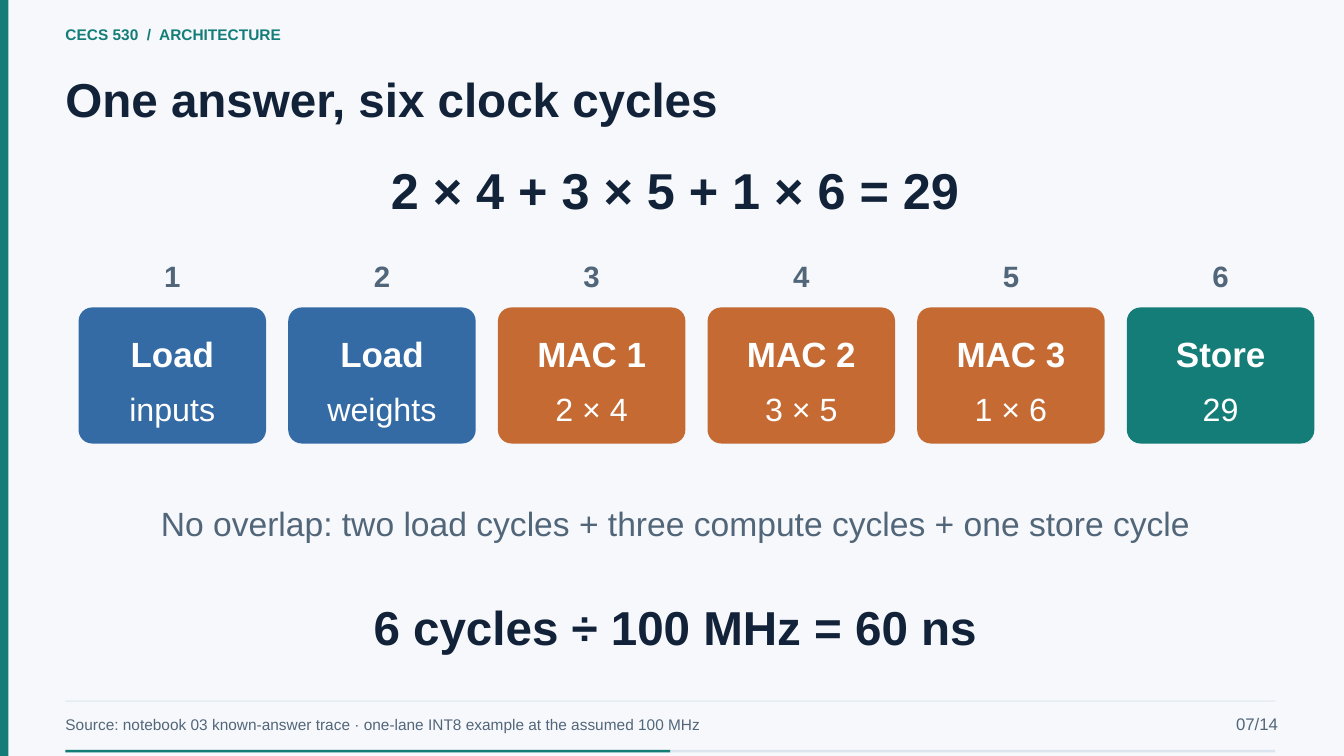
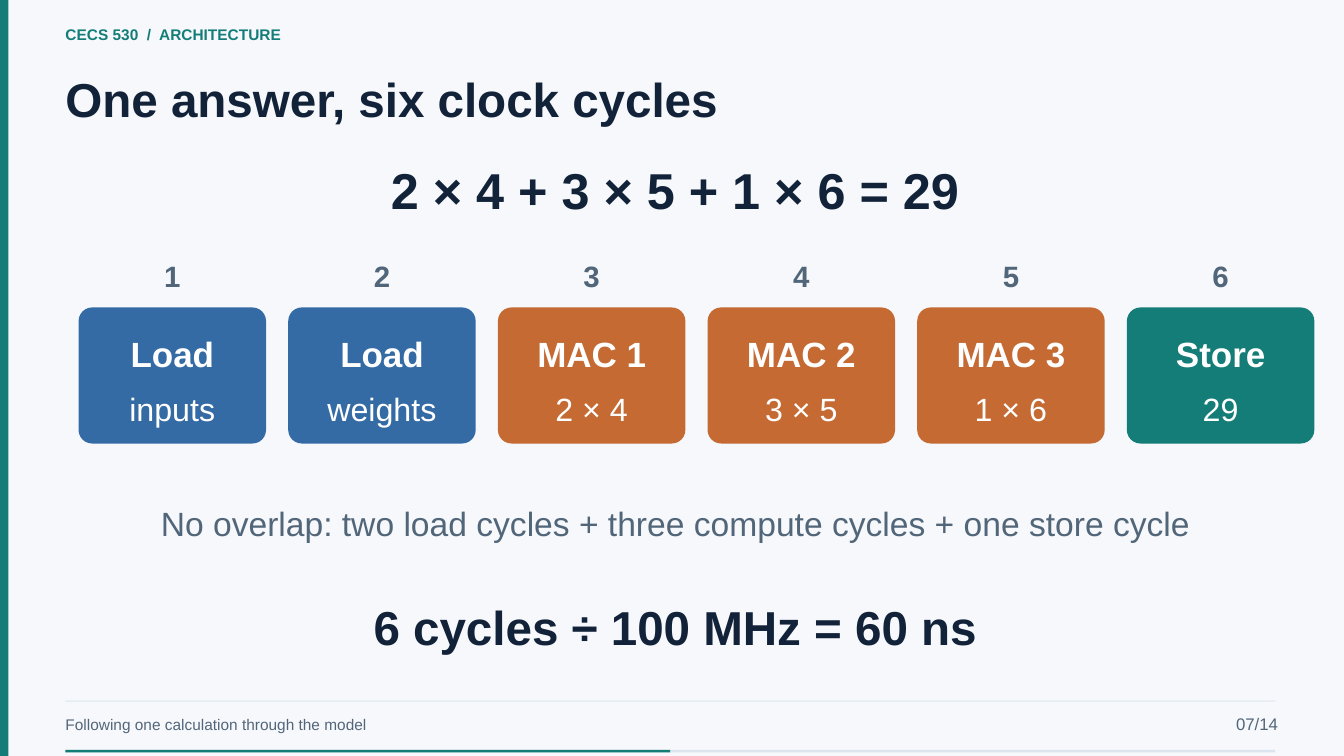
Before and after one commit to EnragedWaters/CECS-530-Quantized-Neural-Network-Accelerator, a slide deck: slide 7 of presentation/project-presentation.pptx. Drawn at 1344x756 pixels with LibreOffice and Linux fonts; fonts in the diff are those of the drawing. Boxes give left, top, right and bottom in pixels: in the first picture for what was removed or moved away, otherwise in the second. Text is boxed around its words. In the diff, an @@ line names an element or a change of style, - is before the commit and + after.

```diff
--- a/presentation/project-presentation.pptx
+++ b/presentation/project-presentation.pptx
@@ text at <box>65,719,366,733</box>: text changed @@
-Source: notebook 03 known-answer trace · one-lane INT8 example at the assumed 100 MHz
+Following one calculation through the model
```
Also in this commit, not shown: 17 other slides changed, 2 other files.
